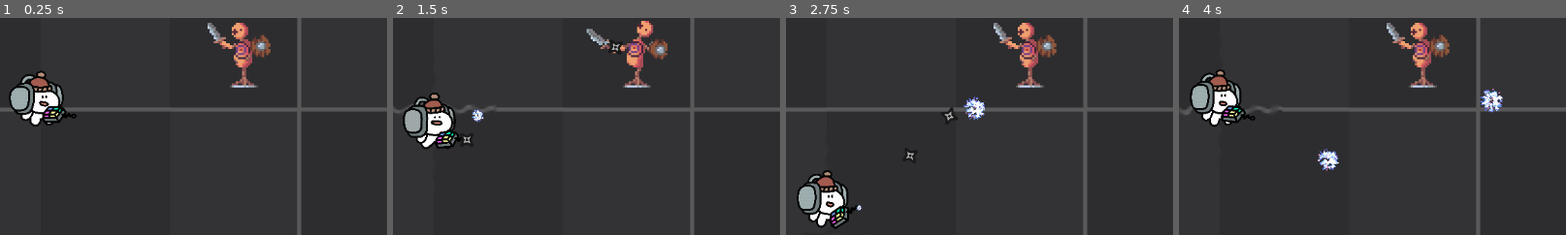
Above: before the commit, frames 1-4 (left to right).
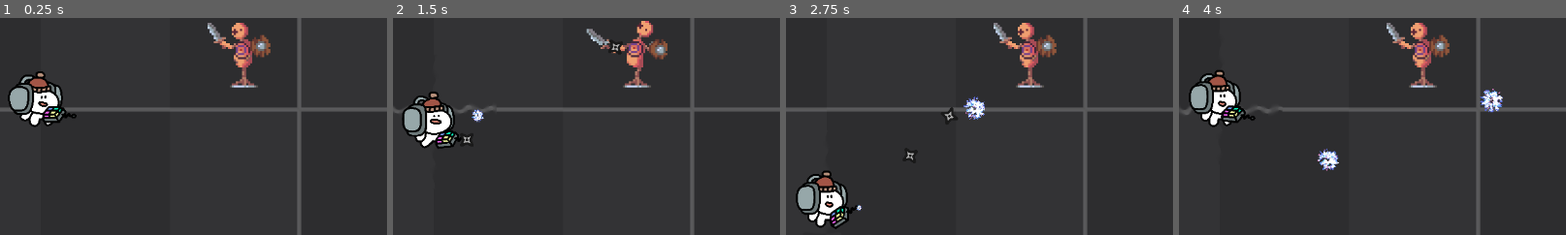
Above: after the commit, the same moments.

Repository: adriano-sudario/TheController
Game: Godot game, scene res://main.tscn
Same seed, same stepped clock (60 frames per second), same inputs: the game is played once before the commit and once after it. Sound files missing from this copy of the repository are replaced by a short silence.
Inputs (mouse positions are % of the whole screen's width and height, from its top left):
- Up to frame 1 (0.25 s): no input
- Up to frame 2 (1.5 s): tap Enter (ui_accept) at 0.5, 0.77 s; move the mouse to (72, 45) at 0.52 s; hold G (down_right_slot_press) 0.53-1.28 s; tap Space (interact) at 0.6 s; move the mouse to (30, 55) at 1.27 s; hold S (down) from 1.28 s (still down); tap Shift (arm_toggle) at 1.35 s
- Up to frame 3 (2.75 s): tap Enter (ui_accept) at 1.52 s; tap Space (interact) at 1.55, 2.1 s; move the mouse to (60, 28) at 2.02 s; release S (down) at 2.03 s; hold G (down_right_slot_press) from 2.03 s (still down)
- Up to frame 4 (4 s): move the mouse to (45, 70) at 2.77 s; release G (down_right_slot_press) at 2.78 s; hold W (up) 2.78-3.53 s; tap Space (interact) at 2.85, 3.8 s; tap Enter (ui_accept) at 3.02, 3.77 s; move the mouse to (80, 65) at 3.52 s; hold F (down_left_slot_press) from 3.53 s (still down); hold Shift (arm_toggle) from 3.53 s (still down)
The pictures show only the part of the screen within x 11-61%, y 29-79%; the shares and areas given below are measured in that part.

The runs differ from the first frame. In frame 1, 0.7% of the frame differs, in the area x 2-17%, y 24-51%; in frame 2, 1.1%, in the area x 2-17%, y 33-61%; in frame 3, 0.7%; in frame 4, 0.8%.

Commit message:
updated assets

Diff:
--- a/entities/characters/player/player.tscn
+++ b/entities/characters/player/player.tscn
@@ -1,93 +1,46 @@
-[gd_scene load_steps=22 format=3 uid="uid://c14r0fbecmutb"]
+[gd_scene load_steps=20 format=3 uid="uid://c14r0fbecmutb"]
 
 [ext_resource type="Script" path="res://entities/characters/player/player.gd" id="1_j7ggf"]
-[ext_resource type="Texture2D" uid="uid://cv1bihpy0kvyw" path="res://assets/sprites/characters/player/idle.png" id="2_517lg"]
-[ext_resource type="Texture2D" uid="uid://1ojsy1ca1grm" path="res://assets/sprites/characters/player/moving.png" id="3_r0440"]
+[ext_resource type="Texture2D" uid="uid://drb82eves82cy" path="res://assets/sprites/characters/player/idle/Untitled_Artwork-7.png" id="2_qyp40"]
+[ext_resource type="Texture2D" uid="uid://crhvumbmk3m8l" path="res://assets/sprites/characters/player/idle/Untitled_Artwork-1.png" id="3_rxn3f"]
+[ext_resource type="Texture2D" uid="uid://c4yvee5nntfoj" path="res://assets/sprites/characters/player/idle/Untitled_Artwork-2.png" id="4_renod"]
 [ext_resource type="PackedScene" uid="uid://b1ca37xp6ejqw" path="res://entities/controller/controller.tscn" id="4_xeh8h"]
-
-[sub_resource type="AtlasTexture" id="AtlasTexture_fdq7r"]
-atlas = ExtResource("2_517lg")
-region = Rect2(0, 0, 417, 437)
-
-[sub_resource type="AtlasTexture" id="AtlasTexture_2at3k"]
-atlas = ExtResource("2_517lg")
-region = Rect2(417, 0, 417, 437)
-
-[sub_resource type="AtlasTexture" id="AtlasTexture_f0x2q"]
-atlas = ExtResource("2_517lg")
-region = Rect2(834, 0, 417, 437)
-
-[sub_resource type="AtlasTexture" id="AtlasTexture_5wq8u"]
-atlas = ExtResource("2_517lg")
-region = Rect2(1251, 0, 417, 437)
-
-[sub_resource type="AtlasTexture" id="AtlasTexture_14w7g"]
-atlas = ExtResource("2_517lg")
-region = Rect2(1668, 0, 417, 437)
-
-[sub_resource type="AtlasTexture" id="AtlasTexture_4q7u7"]
-atlas = ExtResource("2_517lg")
-region = Rect2(2085, 0, 417, 437)
-
-[sub_resource type="AtlasTexture" id="AtlasTexture_i5x53"]
-atlas = ExtResource("2_517lg")
-region = Rect2(2502, 0, 417, 437)
-
-[sub_resource type="AtlasTexture" id="AtlasTexture_rplq8"]
-atlas = ExtResource("3_r0440")
-region = Rect2(0, 0, 402, 463)
-
-[sub_resource type="AtlasTexture" id="AtlasTexture_eevoy"]
-atlas = ExtResource("3_r0440")
-region = Rect2(402, 0, 402, 463)
-
-[sub_resource type="AtlasTexture" id="AtlasTexture_ok3ne"]
-atlas = ExtResource("3_r0440")
-region = Rect2(804, 0, 402, 463)
-
-[sub_resource type="AtlasTexture" id="AtlasTexture_hwiy6"]
-atlas = ExtResource("3_r0440")
-region = Rect2(1206, 0, 402, 463)
-
-[sub_resource type="AtlasTexture" id="AtlasTexture_dtegd"]
-atlas = ExtResource("3_r0440")
-region = Rect2(1608, 0, 402, 463)
-
-[sub_resource type="AtlasTexture" id="AtlasTexture_3fr45"]
-atlas = ExtResource("3_r0440")
-region = Rect2(2010, 0, 402, 463)
-
-[sub_resource type="AtlasTexture" id="AtlasTexture_q4wcg"]
-atlas = ExtResource("3_r0440")
-region = Rect2(2412, 0, 402, 463)
-
-[sub_resource type="AtlasTexture" id="AtlasTexture_bcuk1"]
-atlas = ExtResource("3_r0440")
-region = Rect2(2814, 0, 402, 463)
+[ext_resource type="Texture2D" uid="uid://c8l8t0hprv6qw" path="res://assets/sprites/characters/player/idle/Untitled_Artwork-3.png" id="5_0sk0i"]
+[ext_resource type="Texture2D" uid="uid://dknv4vssojyyo" path="res://assets/sprites/characters/player/idle/Untitled_Artwork-4.png" id="6_blqqu"]
+[ext_resource type="Texture2D" uid="uid://dl4cpve5fvk5h" path="res://assets/sprites/characters/player/idle/Untitled_Artwork-5.png" id="7_sd4qk"]
+[ext_resource type="Texture2D" uid="uid://c1uip3vduktgf" path="res://assets/sprites/characters/player/idle/Untitled_Artwork-6.png" id="8_n56tk"]
+[ext_resource type="Texture2D" uid="uid://bff4jytcxgaas" path="res://assets/sprites/characters/player/moving/Untitled_Artwork-1.png" id="9_dce84"]
+[ext_resource type="Texture2D" uid="uid://brkj3n3c4qdxy" path="res://assets/sprites/characters/player/moving/Untitled_Artwork-2.png" id="10_km6fk"]
+[ext_resource type="Texture2D" uid="uid://cilyq3ei5ppo0" path="res://assets/sprites/characters/player/moving/Untitled_Artwork-3.png" id="11_w0wum"]
+[ext_resource type="Texture2D" uid="uid://baypw1tf0fa1j" path="res://assets/sprites/characters/player/moving/Untitled_Artwork-4.png" id="12_fjlxv"]
+[ext_resource type="Texture2D" uid="uid://qchnj260gc0x" path="res://assets/sprites/characters/player/moving/Untitled_Artwork-5.png" id="13_t48xw"]
+[ext_resource type="Texture2D" uid="uid://d2iejbn5topns" path="res://assets/sprites/characters/player/moving/Untitled_Artwork-6.png" id="14_egqdy"]
+[ext_resource type="Texture2D" uid="uid://c7q5b3lchqg3w" path="res://assets/sprites/characters/player/moving/Untitled_Artwork-7.png" id="15_m2mol"]
+[ext_resource type="Texture2D" uid="uid://cjwp02sem3n4j" path="res://assets/sprites/characters/player/moving/Untitled_Artwork-8.png" id="16_j7oyh"]
 
 [sub_resource type="SpriteFrames" id="SpriteFrames_temel"]
 animations = [{
 "frames": [{
 "duration": 1.0,
-"texture": SubResource("AtlasTexture_fdq7r")
+"texture": ExtResource("2_qyp40")
 }, {
 "duration": 1.0,
-"texture": SubResource("AtlasTexture_2at3k")
+"texture": ExtResource("3_rxn3f")
 }, {
 "duration": 1.0,
-"texture": SubResource("AtlasTexture_f0x2q")
+"texture": ExtResource("4_renod")
 }, {
 "duration": 1.0,
-"texture": SubResource("AtlasTexture_5wq8u")
+"texture": ExtResource("5_0sk0i")
 }, {
 "duration": 1.0,
-"texture": SubResource("AtlasTexture_14w7g")
+"texture": ExtResource("6_blqqu")
 }, {
 "duration": 1.0,
-"texture": SubResource("AtlasTexture_4q7u7")
+"texture": ExtResource("7_sd4qk")
 }, {
 "duration": 1.0,
-"texture": SubResource("AtlasTexture_i5x53")
+"texture": ExtResource("8_n56tk")
 }],
 "loop": true,
 "name": &"idle",
@@ -95,28 +48,28 @@
 }, {
 "frames": [{
 "duration": 1.0,
-"texture": SubResource("AtlasTexture_rplq8")
+"texture": ExtResource("9_dce84")
 }, {
 "duration": 1.0,
-"texture": SubResource("AtlasTexture_eevoy")
+"texture": ExtResource("10_km6fk")
 }, {
 "duration": 1.0,
-"texture": SubResource("AtlasTexture_ok3ne")
+"texture": ExtResource("11_w0wum")
 }, {
 "duration": 1.0,
-"texture": SubResource("AtlasTexture_hwiy6")
+"texture": ExtResource("12_fjlxv")
 }, {
 "duration": 1.0,
-"texture": SubResource("AtlasTexture_dtegd")
+"texture": ExtResource("13_t48xw")
 }, {
 "duration": 1.0,
-"texture": SubResource("AtlasTexture_3fr45")
+"texture": ExtResource("14_egqdy")
 }, {
 "duration": 1.0,
-"texture": SubResource("AtlasTexture_q4wcg")
+"texture": ExtResource("15_m2mol")
 }, {
 "duration": 1.0,
-"texture": SubResource("AtlasTexture_bcuk1")
+"texture": ExtResource("16_j7oyh")
 }],
 "loop": true,
 "name": &"moving",
--- a/entities/controller/controller.tscn
+++ b/entities/controller/controller.tscn
@@ -5,11 +5,11 @@
 [ext_resource type="PackedScene" uid="uid://c4w3t57ky805o" path="res://entities/sample_spells/lombrero/trapsten/trapsten_spell.tscn" id="3_0x2kw"]
 [ext_resource type="PackedScene" uid="uid://e7pp54v10qhg" path="res://entities/sample_spells/lombrero/plasma/plasma_spell.tscn" id="4_1i70h"]
 [ext_resource type="PackedScene" uid="uid://cwymf334k7loc" path="res://entities/sample_spells/lombrero/procorato/procorato_spell.tscn" id="5_e11n0"]
-[ext_resource type="PackedScene" uid="uid://duafakfsgabfg" path="res://entities/sample_spells/lombrero/maciota/maciota.tscn" id="6_fpujy"]
+[ext_resource type="PackedScene" uid="uid://c0h6u2wu4kuhs" path="res://entities/sample_spells/lombrero/thunder_riff/thunder_riff_spell.tscn" id="5_uab2h"]
 
 [sub_resource type="AudioStreamSynchronized" id="AudioStreamSynchronized_ss3gt"]
 stream_count = 4
-stream_0/volume = 0.0
+stream_0/volume = 12.0
 stream_1/volume = 0.0
 stream_2/volume = 0.0
 stream_3/volume = 0.0
@@ -30,9 +30,9 @@
 
 [node name="SuburbanSpell" parent="AudioStreamPlayer" instance=ExtResource("4_1i70h")]
 
+[node name="ThunderRiffSpell" parent="AudioStreamPlayer" instance=ExtResource("5_uab2h")]
+
 [node name="ProcoratoSpell" parent="AudioStreamPlayer" instance=ExtResource("5_e11n0")]
-
-[node name="Maciota" parent="AudioStreamPlayer" instance=ExtResource("6_fpujy")]
 
 [node name="AntennaTip" type="Marker2D" parent="."]
 position = Vector2(13, 1)
--- a/entities/sample_spells/lombrero/plasma/plasma_spell.gd
+++ b/entities/sample_spells/lombrero/plasma/plasma_spell.gd
@@ -25,6 +25,9 @@
 	plasma_projectile.tree_exited.connect(func(): plasma_projectiles.erase(plasma_projectile))
 
 func _on_succeeded(_beat_pressed):
+	if not is_armed:
+		return
+
 	for plasma in plasma_projectiles:
 		plasma.explode()
 
--- a/entities/sample_spells/lombrero/thunder_riff/thunder_riff_spell.gd
+++ b/entities/sample_spells/lombrero/thunder_riff/thunder_riff_spell.gd
@@ -8,9 +8,15 @@
 @onready var lightning_beam: LightningBeam = $LightningBeam
 
 func _on_triggered(_trigger_beat):
+	if not is_armed:
+		return
+
 	shoot_beam()
 
 func _on_succeeded(_beat_pressed):
+	if not is_armed:
+		return
+
 	shoot_beam(additional_enemies_count_on_input_succeeded)
 
 func _on_missed():
--- a/entities/sample_spells/lombrero/trapsten/trapsten_spell.gd
+++ b/entities/sample_spells/lombrero/trapsten/trapsten_spell.gd
@@ -17,6 +17,9 @@
 	spawn_projectile(TrapstenProjectile.TrapstenType.SHURIKEN)
 
 func _on_succeeded(_beat_pressed):
+	if not is_armed or is_shooting_kunais:
+		return
+
 	await get_tree().create_timer(controller.beats_per_second).timeout
 
 	is_shooting_kunais = true
--- a/project.godot
+++ b/project.godot
@@ -18,6 +18,10 @@
 [autoload]
 
 Debug="*res://entities/debug/debug.gd"
+
+[editor_plugins]
+
+enabled=PackedStringArray("res://addons/loopitos/plugin.cfg")
 
 [input]
 
--- /dev/null
+++ b/scripts/shaker.gd
@@ -0,0 +1,44 @@
+class_name Shaker
+extends Node
+
+var random := RandomNumberGenerator.new()
+var duration := 0.2
+var amplitude := Vector2(5.0, 5.0)
+var timer := 0.0
+var auto_shake := true
+var initial_position: Vector2
+var target: Node
+
+func _ready():
+	target = get_parent()
+	random.randomize()
+
+	if auto_shake:
+		shake()
+
+func _process(delta):
+	if timer <= 0:
+		target.position = initial_position
+		queue_free()
+		return
+
+	timer -= delta
+
+	if timer < 0:
+		timer = 0.0
+
+	update_shake(timer)
+
+func update_shake(remaining_time: float):
+	var scaled_time = remaining_time / duration
+	var scaled_shake = Vector2(scaled_time * amplitude.x, scaled_time * amplitude.y)
+	var random_x = random.randf_range(-scaled_shake.x, scaled_shake.x)
+	var random_y = random.randf_range(-scaled_shake.y, scaled_shake.y)
+	target.position = initial_position + Vector2(random_x, random_y)
+
+func shake():
+	if target == null:
+		return
+
+	initial_position = target.position
+	timer = duration
--- a/ui/sample_selection/sample_select_resource.gd
+++ b/ui/sample_selection/sample_select_resource.gd
@@ -4,3 +4,4 @@
 @export var audio: AudioStream
 @export var description: String
 @export var spell: Resource
+@export var sample_group: SampleGroup
--- a/ui/sample_selection/sample_selection.gd
+++ b/ui/sample_selection/sample_selection.gd
@@ -10,6 +10,7 @@
 var hovered_column := 0
 var hovered_row := 0
 var hovered_index := 0
+var loopitos := Loopitos.new()
 
 var hovered_container: SampleSelectContainer:
 	get(): return sample_select_containers[hovered_index]
@@ -21,14 +22,28 @@
 @onready var grid_columns: int = grid_container.columns
 
 func _ready():
+	loopitos.bpm = 140
+	loopitos.tolerance = 0.25
+	loopitos.perfect_tolerance = 0.15
+	#loopitos.beat.connect(on_beat)
+	add_child(loopitos)
+
 	for item in items:
 		var sample_select_container: SampleSelectContainer = load(
 			"res://ui/sample_selection/sample_select_container.tscn").instantiate()
 		sample_select_container.description = item.description
 		sample_select_container.selected_color = color
+		var sample_group := SampleGroup.new()
+		sample_group.description = item.description
+		sample_group.samples = [item.audio]
+		item.sample_group = sample_group
 		grid_container.add_child(sample_select_container)
 		sample_select_containers.append(sample_select_container)
+		loopitos.sample_groups.push_back(sample_group)
+		sample_group.initial_setup(loopitos)
 
+	#add_child(loopitos)
+	loopitos.start()
 	hovered_container.is_hovered = true
 
 func _process(_delta):
@@ -46,6 +61,11 @@
 
 	if Input.is_action_just_pressed("interact"):
 		hovered_container.is_selected = not hovered_container.is_selected
+
+		if hovered_container.is_selected:
+			hovered_item.sample_group.play()
+		else:
+			hovered_item.sample_group.stop()
 
 func hover_left():
 	if hovered_row - 1 < 0 and grid_columns == 0:
--- a/ui/sample_selection/sample_selection.tscn
+++ b/ui/sample_selection/sample_selection.tscn
@@ -1,26 +1,36 @@
-[gd_scene load_steps=9 format=3 uid="uid://cskd6n2h3uj88"]
+[gd_scene load_steps=14 format=3 uid="uid://cskd6n2h3uj88"]
 
 [ext_resource type="Script" path="res://ui/sample_selection/sample_selection.gd" id="1_56evb"]
 [ext_resource type="Script" path="res://ui/sample_selection/sample_select_resource.gd" id="2_13g6f"]
+[ext_resource type="AudioStream" uid="uid://db4xyugg2pupl" path="res://sounds/sample_kits/lombrero/procorat_guitar_01.wav" id="3_b8ick"]
+[ext_resource type="AudioStream" uid="uid://bdob6l7r4aspb" path="res://sounds/sample_kits/lombrero/riff_do_trovão_01.wav" id="4_8l3en"]
+[ext_resource type="AudioStream" uid="uid://b23jg2k16udej" path="res://sounds/sample_kits/lombrero/trapsten_beat_02.wav" id="5_fixfm"]
+[ext_resource type="AudioStream" uid="uid://b6w5b0h7islal" path="res://sounds/sample_kits/lombrero/zoi_de_lula_01.wav" id="6_3865c"]
+[ext_resource type="AudioStream" uid="uid://b2i1xgncircva" path="res://sounds/sample_kits/lombrero/pad.wav" id="7_5ae1s"]
 
 [sub_resource type="Resource" id="Resource_2dbwy"]
 script = ExtResource("2_13g6f")
+audio = ExtResource("3_b8ick")
 description = "pcr"
 
 [sub_resource type="Resource" id="Resource_smix7"]
 script = ExtResource("2_13g6f")
+audio = ExtResource("4_8l3en")
 description = "tdr"
 
 [sub_resource type="Resource" id="Resource_roliv"]
 script = ExtResource("2_13g6f")
+audio = ExtResource("5_fixfm")
 description = "trt"
 
 [sub_resource type="Resource" id="Resource_4tl8n"]
 script = ExtResource("2_13g6f")
+audio = ExtResource("6_3865c")
 description = "lbr"
 
 [sub_resource type="Resource" id="Resource_oqt5v"]
 script = ExtResource("2_13g6f")
+audio = ExtResource("7_5ae1s")
 description = "cit"
 
 [sub_resource type="StyleBoxFlat" id="StyleBoxFlat_xqnkj"]
--- /dev/null
+++ b/ui/sample_selection/slots_with_samples_selection.tscn
@@ -0,0 +1,9 @@
+[gd_scene format=3 uid="uid://ckpn8a50f8372"]
+
+[node name="SlotsWithSamplesSelection" type="Control"]
+layout_mode = 3
+anchors_preset = 15
+anchor_right = 1.0
+anchor_bottom = 1.0
+grow_horizontal = 2
+grow_vertical = 2
Not shown, added: addons/loopitos/loopitos.gd
Not shown, added: addons/loopitos/loopitos.tscn
Not shown, added: addons/loopitos/loopitos_loader.gd
Not shown, added: addons/loopitos/models/sample_group.gd
Binary file added: addons/loopitos/music.png
Not shown, added: addons/loopitos/music.png.import
Binary file added: addons/loopitos/pad.png
Not shown, added: addons/loopitos/pad.png.import
Not shown, added: addons/loopitos/plugin.cfg
Binary file added: assets/sprites/characters/player/idle/Untitled_Artwork-1.png
Not shown, added: assets/sprites/characters/player/idle/Untitled_Artwork-1.png.import
Binary file added: assets/sprites/characters/player/idle/Untitled_Artwork-2.png
(and 27 more such lines)
